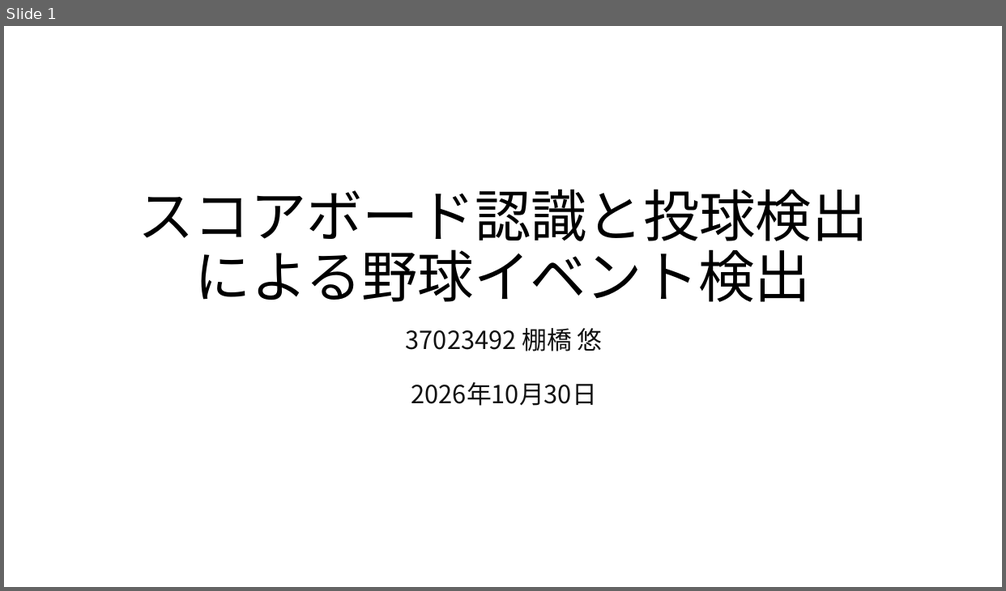
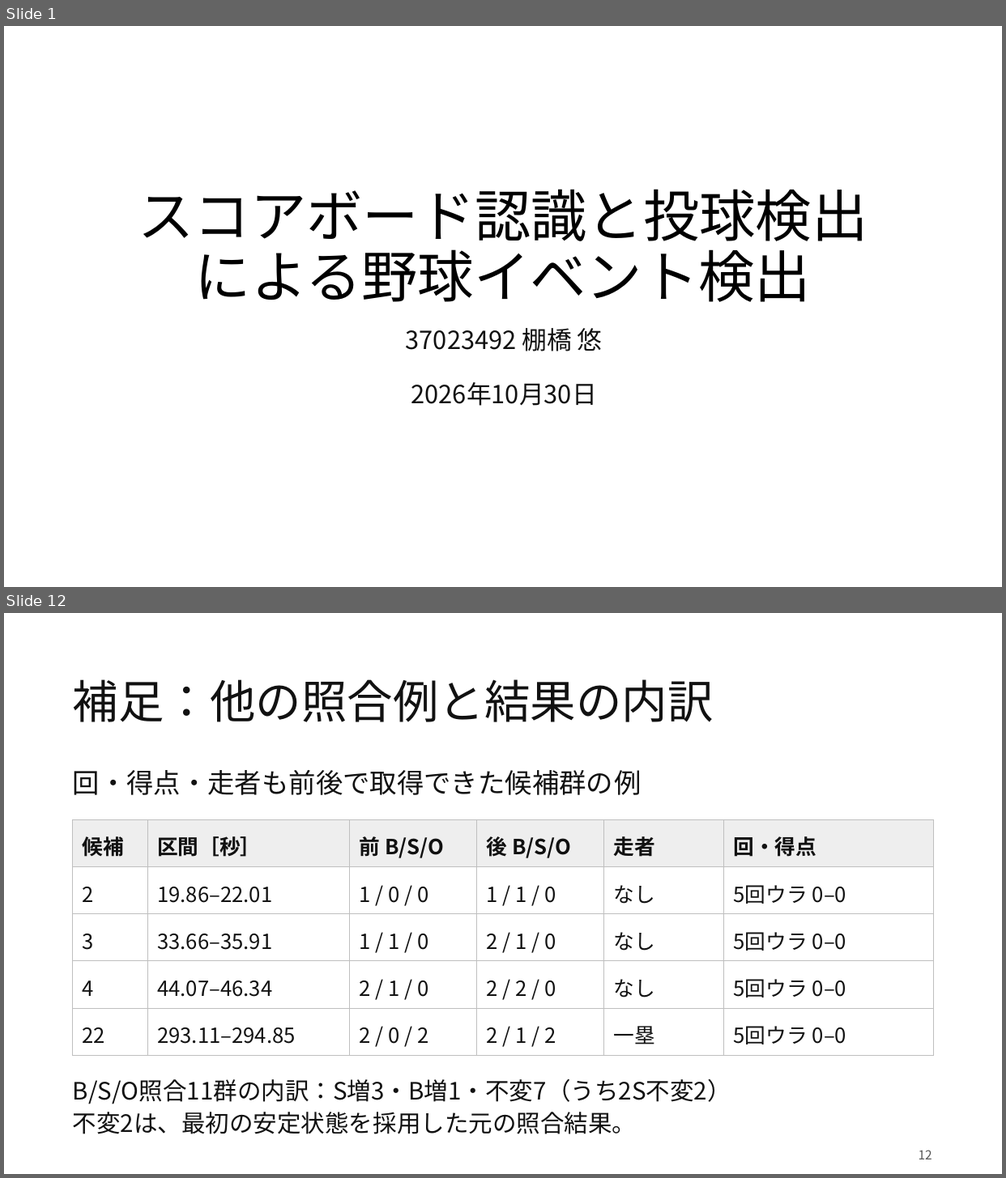
Before and after one commit to Yu-Tanahashi1226/----B-py, a slide deck: presentations/20261030/M棚橋261030.pptx. Shown one above the other, each under a label of ours: slide 1 before the commit, slides 1 and 12 after it; the slides between them are not shown. The pictures are 1006x591 and 1006x1178 pixels, drawn with LibreOffice and Linux fonts; fonts in the diff are those of the drawing. Boxes give left, top, right and bottom in pixels: in the first picture for what was removed or moved away, otherwise in the second. Text is boxed around its words. In the diff, an @@ line names an element or a change of style, - is before the commit and + after.

```diff
--- a/presentations/20261030/M棚橋261030.pptx
+++ b/presentations/20261030/M棚橋261030.pptx
@@ slide 12 added at [4,613,1002,1174], background #FFFFFF @@
@@ title added at [73,679,714,722], 44 pt, text #111111 @@
+補足：他の照合例と結果の内訳
@@ text added at [73,770,641,795], 26 pt, text #111111 @@
+回・得点・走者も前後で取得できた候補群の例
@@ table added at [73,820,934,1055], 5 rows, 6 columns @@
+候補 | 区間［秒］ | 前 B/S/O | 後 B/S/O | 走者 | 回・得点
+2 | 19.86–22.01 | 1 / 0 / 0 | 1 / 1 / 0 | なし | 5回ウラ 0–0
+3 | 33.66–35.91 | 1 / 1 / 0 | 2 / 1 / 0 | なし | 5回ウラ 0–0
+4 | 44.07–46.34 | 2 / 1 / 0 | 2 / 2 / 0 | なし | 5回ウラ 0–0
+22 | 293.11–294.85 | 2 / 0 / 2 | 2 / 1 / 2 | 一塁 | 5回ウラ 0–0
@@ text added at [73,1080,731,1135], 23 pt, text #111111 @@
+B/S/O照合11群の内訳：S増3・B増1・不変7（うち2S不変2）
+不変2は、最初の安定状態を採用した元の照合結果。
@@ text added at [918,1150,932,1160], 12 pt, text #555555 @@
+12
```
Also in this commit, not shown: 3 slides changed, 8 other slides added, 8 slides removed, 9 other files.
